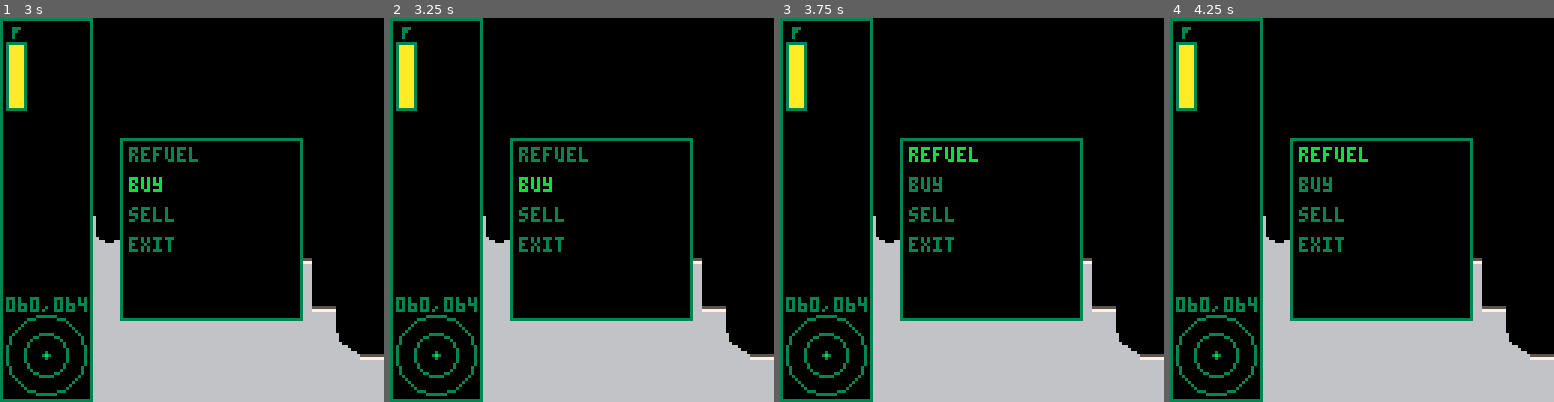
Above: before the commit, frames 1-4 (left to right).
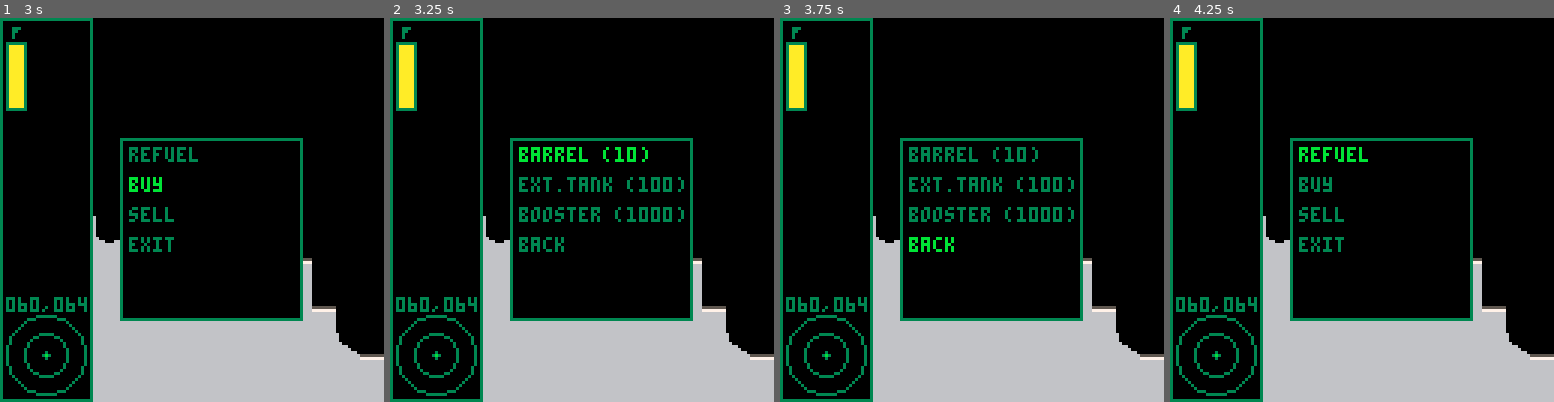
Above: after the commit, the same moments.

Repository: sam-higton/pico8-experiments
Game: PICO-8 cartridge lunar/lunar.p8
Same seed, same stepped clock (60 frames per second), same inputs: the game is played once before the commit and once after it.
Inputs:
- Up to frame 1 (3 s): tap O (Z key) at 0.33, 0.7, 1.43, 2.22 s; hold Left 1.97-2.37 s; hold Down 2.42-2.82 s; hold Right from 2.87 s (still down)
- Up to frame 2 (3.25 s): keep holding Right; tap O (Z key) at 3.1 s
- Up to frame 3 (3.75 s): release Right at 3.53 s; hold Up from 3.58 s (still down)
- Up to frame 4 (4.25 s): tap O (Z key) at 3.98 s; release Up at 4.08 s; hold Right from 4.13 s (still down)

Frame 1 is identical in both runs. In frame 2, 2.1% of the frame differs, in the area x 33-77%, y 33-61%; in frame 3, 2.2%; in frame 4, nothing differs.

Commit message:
better menus

Diff:
--- a/lunar/lunar.p8
+++ b/lunar/lunar.p8
@@ -22,7 +22,9 @@
         crash_threshold = 5,
         crashed = false,
         in_menu = false,
-        menu_items = {"refuel","buy","sell","exit"},
+        main_menu_items = {"refuel","buy","sell","exit"},
+        buy_menu_items = {"barrel (10)","ext.tank (100)", "booster (1000)", "back"},
+        deploy_slot = nil,
         selected_item = 1,
         player_controlled = true
     }
@@ -123,15 +125,27 @@
 
 function ship:perform_action(action)
     if action == 'refuel' then self:refuel() end
+    if action == 'buy' then self:open_buy_menu() end
     if action == 'exit' then self:exit_menu() end
+    if action == 'back' then self:back() end
 end
 
 function ship:refuel()
     self.fuel = 100
 end
 
+function ship:open_buy_menu()
+    self.active_menu = 'buy'
+    self.selected_item = 1
+end
+
 function ship:exit_menu()
     self.in_menu = false
+end
+
+function ship:back()
+    self.selected_item = 1
+    self.active_menu = "main_menu"
 end
 
 function ship:update_menu()
@@ -142,6 +156,7 @@
         and self:collide(4).has_col
     then
         self.in_menu = true
+        self.active_menu = "main_menu"
         return
     end
 
@@ -149,9 +164,20 @@
         return
     end
 
+    if self.active_menu == 'main_menu' then
+        return self:update_item_menu(self.main_menu_items)
+    end
+
+    if self.active_menu == 'buy' then
+        return self:update_item_menu(self.buy_menu_items)
+    end
+end
+
+function ship:update_item_menu(items)
+    item_count = #items
     if btnp(⬇️) then
         self.selected_item += 1
-        if self.selected_item > #self.menu_items then
+        if self.selected_item > item_count then
             self.selected_item = 1
         end
     end
@@ -159,30 +185,41 @@
     if btnp(⬆️) then
         self.selected_item -= 1
         if self.selected_item < 1 then
-            self.selected_item = #self.menu_items
+            self.selected_item = item_count
         end
     end
 
     if btnp(🅾️) then
-        self:perform_action(self.menu_items[self.selected_item])
+        printh("performing: "..items[self.selected_item])
+        self:perform_action(items[self.selected_item])
     end
 end
 
 function ship:draw_menu()
     if not self.in_menu then return end
 
+    if self.active_menu == 'main_menu' then
+        return self:draw_item_menu(self.main_menu_items)
+    end
+
+    if self.active_menu == 'buy' then
+        return self:draw_item_menu(self.buy_menu_items)
+    end
+
+end
+
+function ship:draw_item_menu(items)
     rectfill(40, 40, 100, 100, 0)
     rect(40, 40, 100, 100, 3)
 
     item_h = 10
-    for index, menu_item in pairs(self.menu_items) do
+    for index, menu_item in pairs(items) do
         local color = 3
         if index == self.selected_item then
             color = -5
         end
         print(menu_item, 43, 43 + (item_h * index) - item_h, color)
     end
-
 end
 
 function ship:booster_power()
@@ -297,14 +334,14 @@
 end
 
 __gfx__
-00000000000660006666666655555555000000000000000055555555555555550000000000000000000000000000000000000000000000000000000000000000
-00000000006666006666666677777777000000066000000099999999666666660000000000000000000000000000000000000000000000000000000000000000
-00700700066dd6606666666666666666660006666660006655444554cc777cc70000000000000000000000000000000000000000000000000000000000000000
-00077000066cc6606666666666666666666666666666666644444444777777770000000000000000000000000000000000000000000000000000000000000000
-00077000066cc6606666666666666666666666666666666644455446777777760000000000000000000000000000000000000000000000000000000000000000
-0070070055555555666666666666666666666666666666664445544677c7cc760000000000000000000000000000000000000000000000000000000000000000
-0000000007000070666666666666666666666666666666664444444677c777760000000000000000000000000000000000000000000000000000000000000000
-0000000099000099666666666666666666666666666666666644446666777c660000000000000000000000000000000000000000000000000000000000000000
+00000000000660006666666655555555000000000000000055555555555555550099990000000000000000000000000000000000000000000000000000000000
+00000000006666006666666677777777000000066000000099999999666666660955559000000000000000000000000000000000000000000000000000000000
+00700700066dd6606666666666666666660006666660006655444554cc777cc70a9999a000000000000000000000000000000000000000000000000000000000
+00077000066cc6606666666666666666666666666666666644444444777777770aaa88a000000000000000000000000000000000000000000000000000000000
+00077000066cc6606666666666666666666666666666666644455446777777760aa8aaa000000000000000000000000000000000000000000000000000000000
+0070070055555555666666666666666666666666666666664445544677c7cc760aa88aa000000000000000000000000000000000000000000000000000000000
+0000000007000070666666666666666666666666666666664444444677c7777609a8aa9000000000000000000000000000000000000000000000000000000000
+0000000099000099666666666666666666666666666666666644446666777c660599995000000000000000000000000000000000000000000000000000000000
 00000000000000000666666666666660000000000000000000000000000000000000000000000000000000000000000000000000000000000000000000000000
 00000000000000000006666666666000000000066000000000000000000000000000000000000000000000000000000000000000000000000000000000000000
 0000000006d000000000666666660000000000066000000000000000000000000000000000000000000000000000000000000000000000000000000000000000
